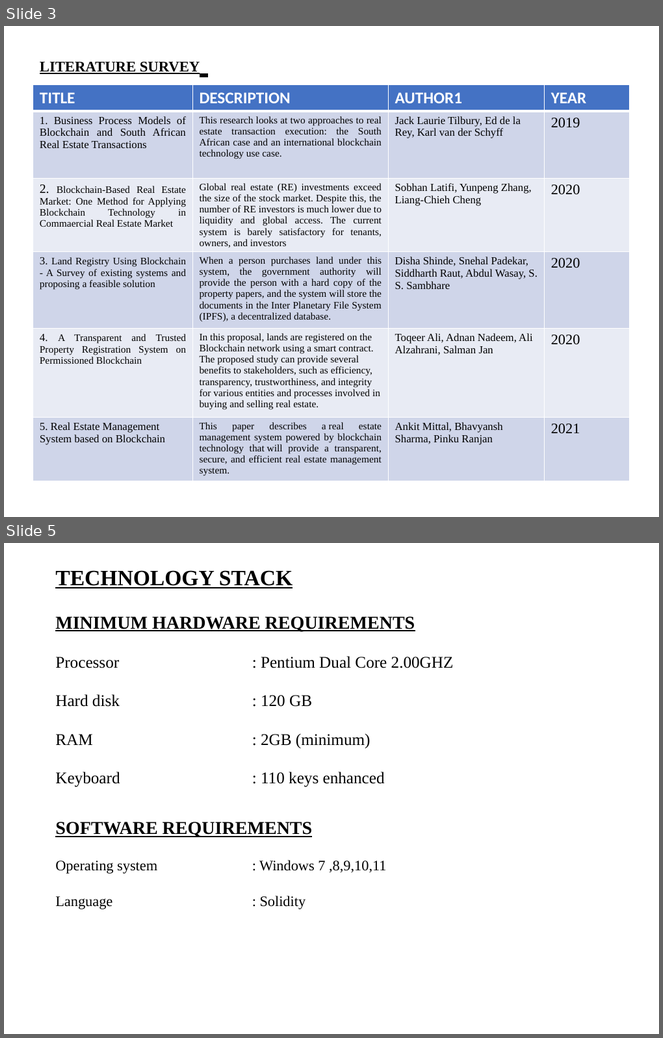
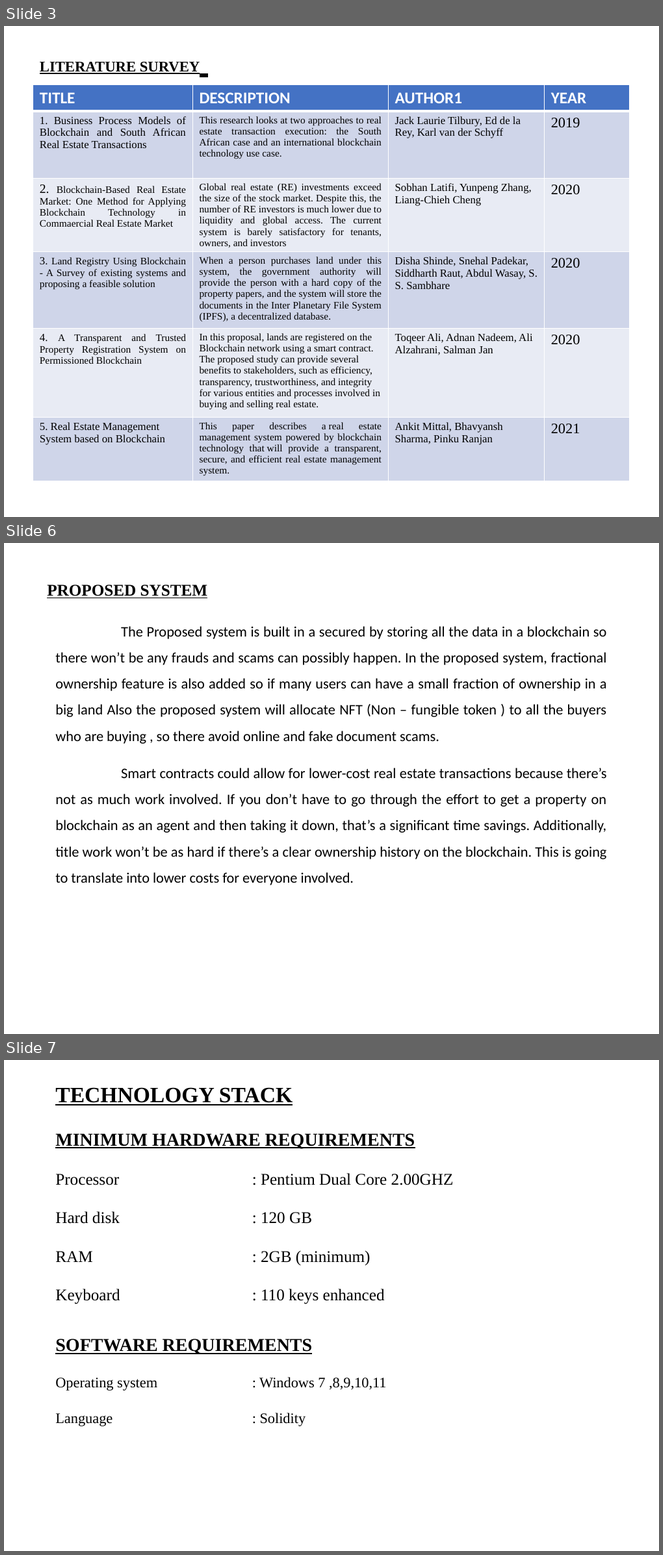
Before and after one commit to vignashmahendran/Project-Team-C14, a slide deck: Presentation/C14.pptx. Shown one above the other, each under a label of ours: slides 3 and 5 before the commit, slides 3, 6 and 7 after it; the slides between them are not shown. The pictures are 663x1038 and 663x1555 pixels, drawn with LibreOffice and Linux fonts; fonts in the diff are those of the drawing. Boxes give left, top, right and bottom in pixels: in the first picture for what was removed or moved away, otherwise in the second. Text is boxed around its words. In the diff, an @@ line names an element or a change of style, - is before the commit and + after.

```diff
--- a/Presentation/C14.pptx
+++ b/Presentation/C14.pptx
@@ slide 6 added at <box>4,543,659,1034</box>, background #FFFFFF @@
@@ text added at <box>47,585,208,598</box>, 18 pt, text #000000, bold, underline @@
+PROPOSED SYSTEM
@@ text added at <box>55,626,607,886</box>, 16 pt, text #000000 @@
+The Proposed system is built in a secured by storing all the data in a blockchain so there won’t be any frauds and scams can possibly happen. In the proposed system, fractional ownership feature is also added so if many users can have a small fraction of ownership in a big land Also the proposed system will allocate NFT (Non – fungible token ) to all the buyers who are buying , so there avoid online and fake document scams.
+Smart contracts could allow for lower-cost real estate transactions because there’s not as much work involved. If you don’t have to go through the effort to get a property on blockchain as an agent and then taking it down, that’s a significant time savings. Additionally, title work won’t be as hard if there’s a clear ownership history on the blockchain. This is going to translate into lower costs for everyone involved.
@@ what was slide 5 is now slide 7 @@
```
Also in this commit, not shown: 1 other slide added.
